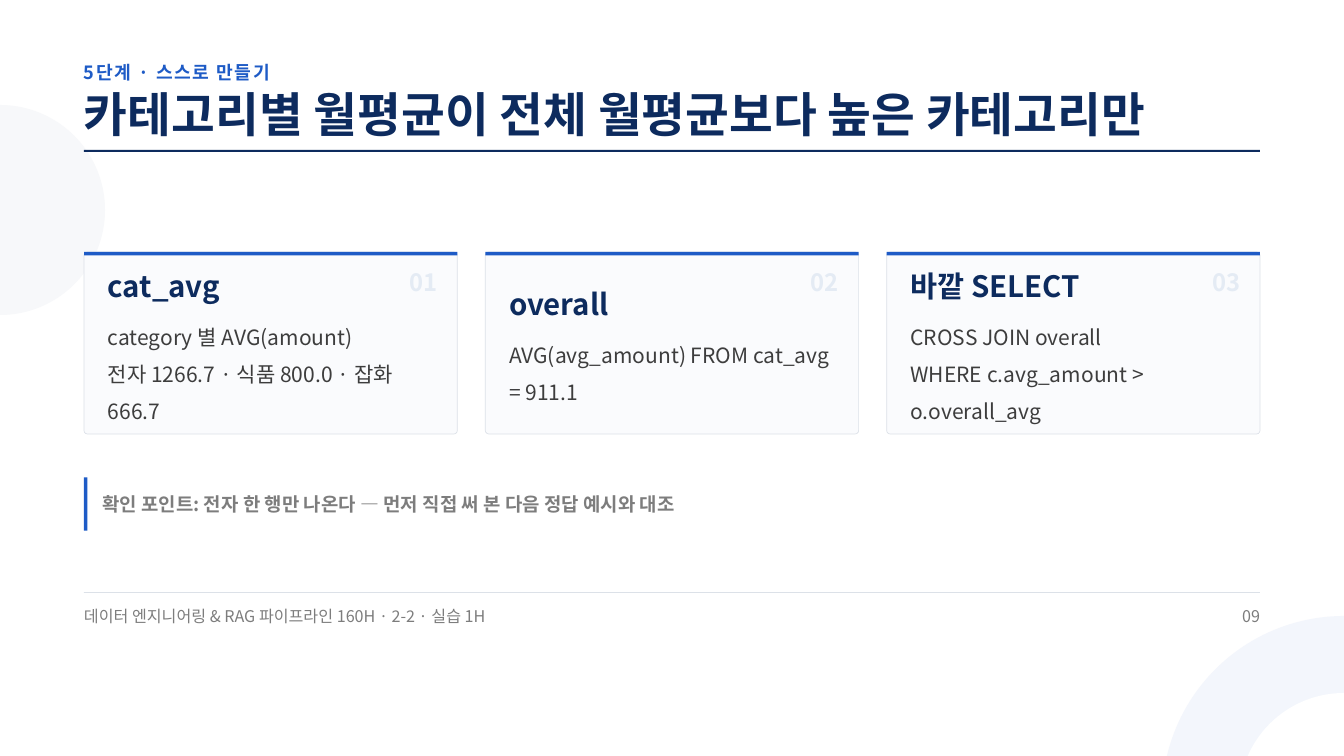
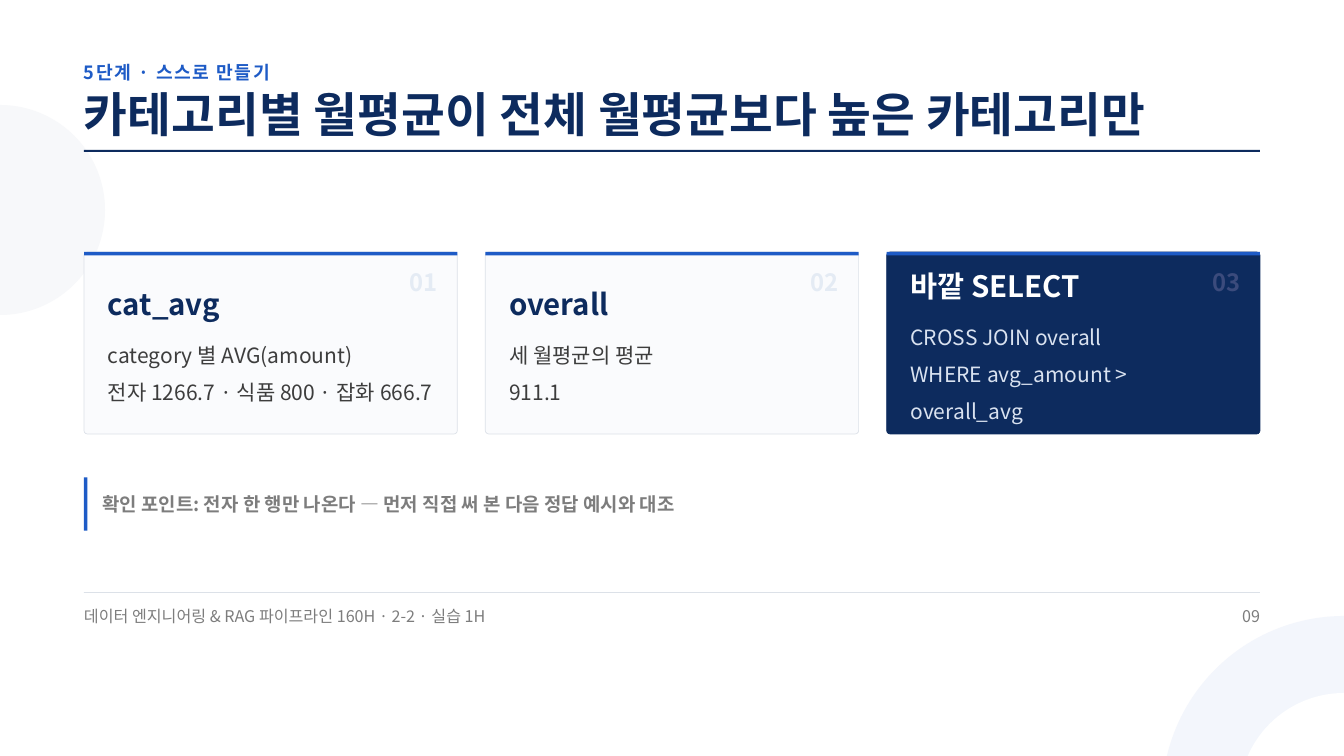
Before and after one commit to aebonlee/materials, a slide deck: slide 9 of data-eng/decks/w2d2s2.pptx. Drawn at 1344x756 pixels with LibreOffice and Linux fonts; fonts in the diff are those of the drawing. Boxes give left, top, right and bottom in pixels: in the first picture for what was removed or moved away, otherwise in the second. Text is boxed around its words. In the diff, an @@ line names an element or a change of style, - is before the commit and + after.

```diff
--- a/data-eng/decks/w2d2s2.pptx
+++ b/data-eng/decks/w2d2s2.pptx
@@ rounded rectangle at box(886, 252, 1260, 434): fill #FAFBFD to #0D2B5E; outline #DCE1E8 0.75 pt to #0D2B5E 0.75 pt @@
@@ text at box(910, 272, 1102, 346): text colour #0D2B5E to #FFFFFF in "바깥 SELECT"; text colour #3D3D3D to #D9E2F0 in "CROSS JOIN overall" @@
@@ text added at box(1212, 273, 1240, 291), 25.5 pt, text #3B4B7C, bold @@
+03
@@ text at box(509, 345, 654, 400): text changed @@
-AVG(avg_amount) FROM cat_avg
-= 911.1
+세 월평균의 평균
+911.1
@@ text at box(108, 382, 433, 402): text changed @@
-전자 1266.7 · 식품 800.0 · 잡화 666.7
+전자 1266.7 · 식품 800 · 잡화 666.7
@@ text at box(910, 366, 1111, 424): text changed; text colour #3D3D3D to #D9E2F0 @@
-WHERE c.avg_amount > o.overall_avg
+WHERE avg_amount > overall_avg
```
Also in this commit, not shown: 9 other files.
